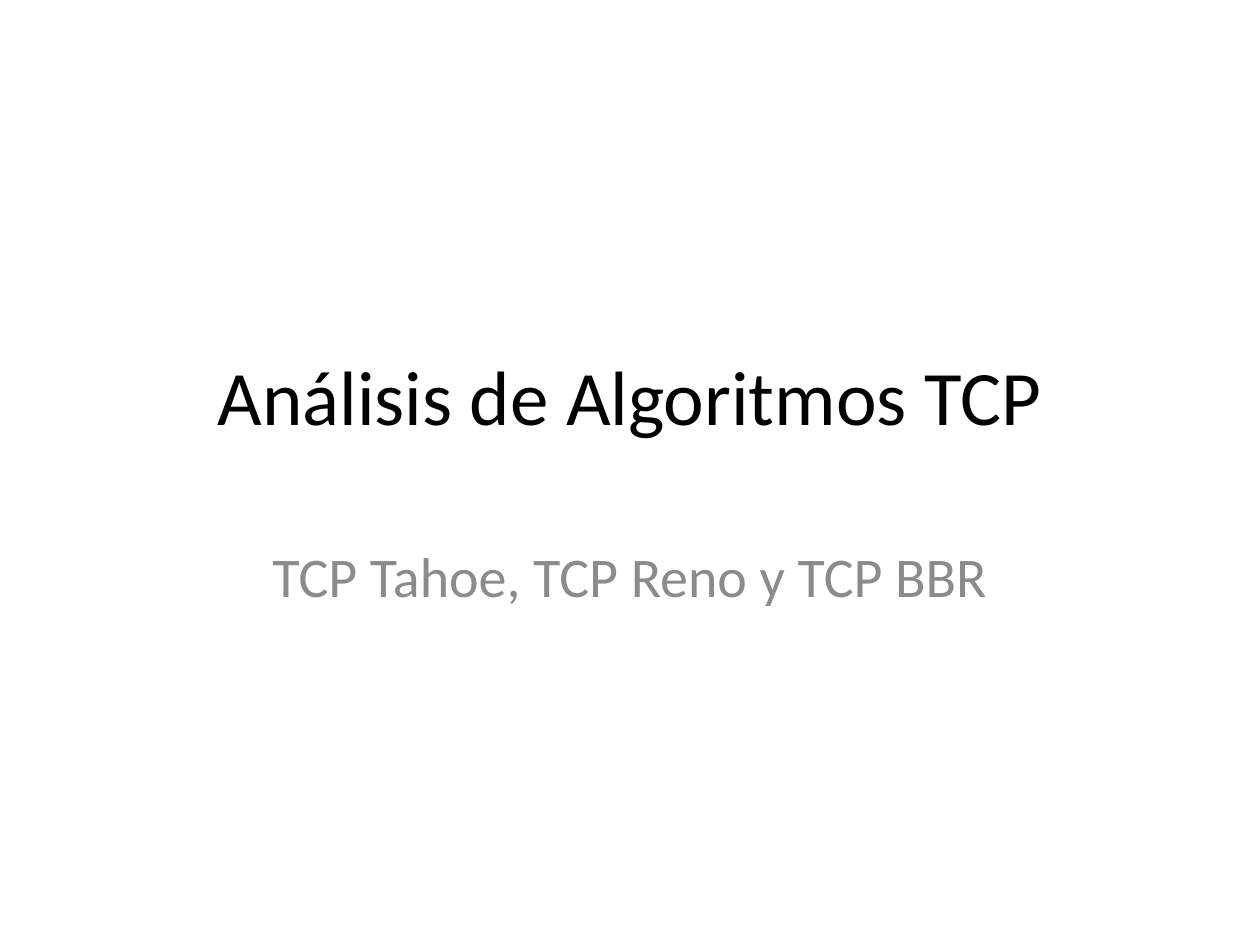
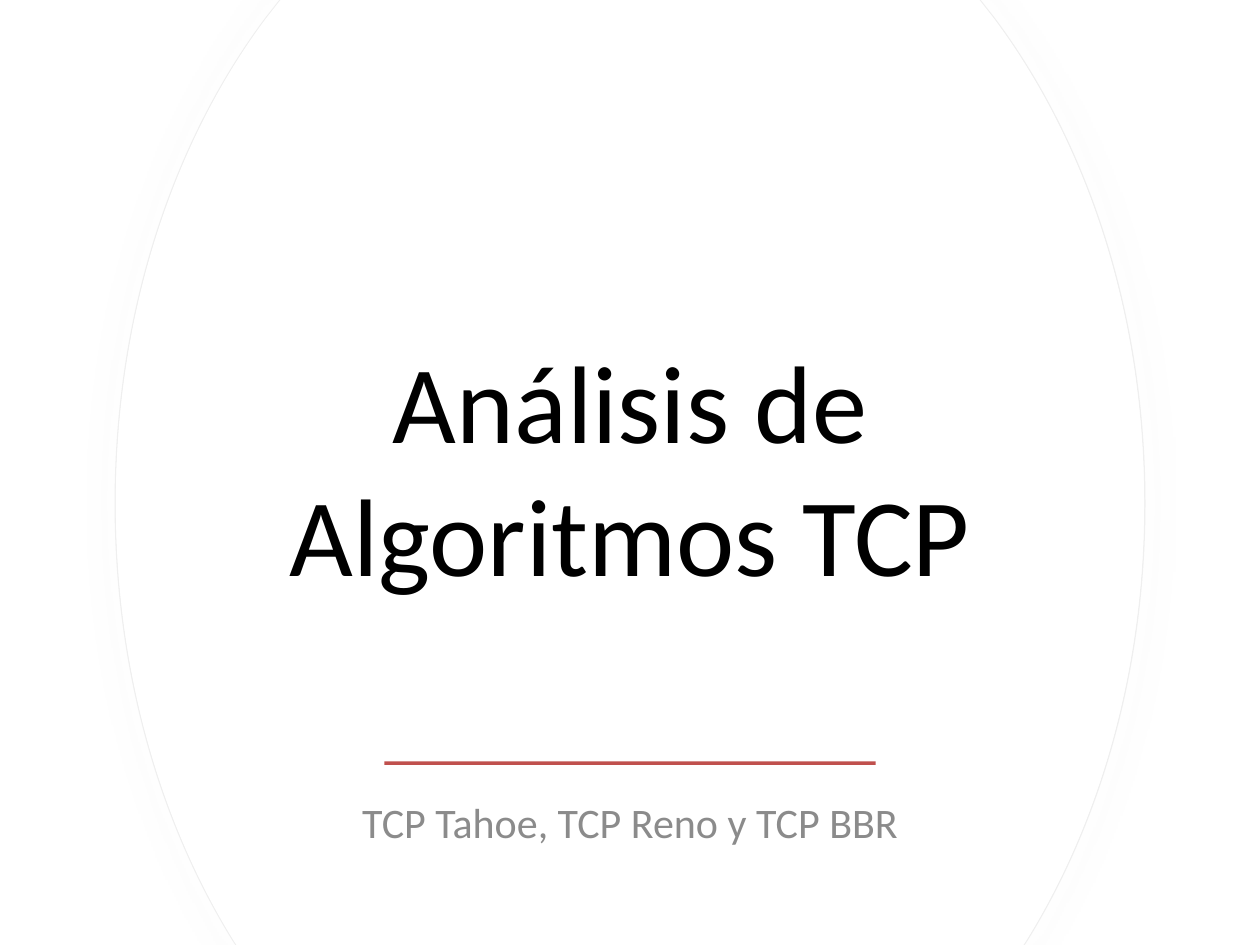
Before and after one commit to jbcgames/Seguimiento_Redes, a slide deck: slide 1 of Analisis_Algoritmos_TCP.pptx. Drawn at 1260x945 pixels with LibreOffice and Linux fonts; fonts in the diff are those of the drawing. Boxes give left, top, right and bottom in pixels: in the first picture for what was removed or moved away, otherwise in the second. Text is boxed around its words. In the diff, an @@ line names an element or a change of style, - is before the commit and + after.

```diff
--- a/Analisis_Algoritmos_TCP.pptx
+++ b/Analisis_Algoritmos_TCP.pptx
@@ freeform shape added at (x1=115, y1=0, x2=1144, y2=945), fill #FFFFFF, outline #EFEFEF 0.75 pt @@
@@ freeform shape added at (x1=116, y1=0, x2=1144, y2=945), fill #FFFFFF @@
@@ title "Análisis de Algoritmos TCP" moved from (x1=218, y1=371, x2=1041, y2=439) to (x1=290, y1=366, x2=970, y2=595) @@
@@ title "Análisis de Algoritmos TCP" at (x1=290, y1=366, x2=970, y2=595): size 44 to 63 pt @@
@@ subtitle "TCP Tahoe, TCP Reno y ..." moved from (x1=272, y1=558, x2=986, y2=606) to (x1=362, y1=809, x2=897, y2=845) @@
@@ subtitle "TCP Tahoe, TCP Reno y ..." at (x1=362, y1=809, x2=897, y2=845): size 32 to 24 pt; less space between paragraphs; vertical alignment top to middle @@
@@ rectangle added at (x1=384, y1=761, x2=876, y2=765), fill #C0504D @@
```
Also in this commit, not shown: 6 other slides changed.
